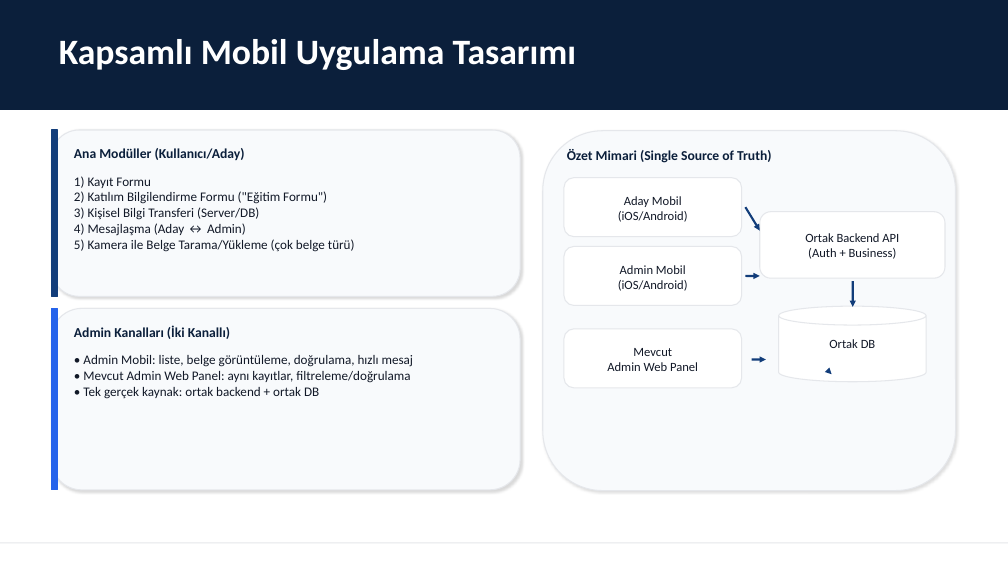
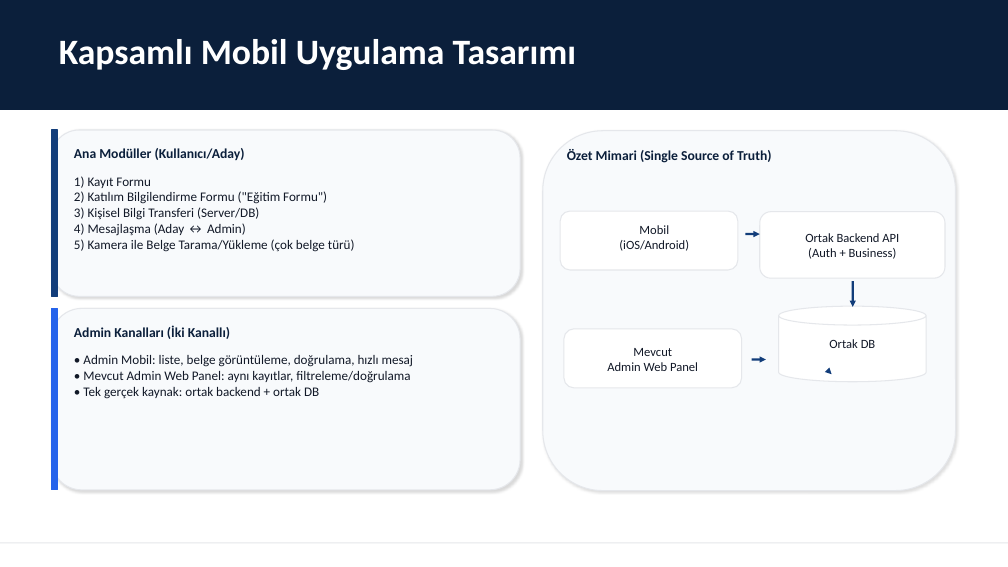
Before and after one commit to tunayalc/innoder, a slide deck: slide 1 of Mobil_Uygulama.pptx. Drawn at 1008x567 pixels with LibreOffice and Linux fonts; fonts in the diff are those of the drawing. Boxes give left, top, right and bottom in pixels: in the first picture for what was removed or moved away, otherwise in the second. Text is boxed around its words. In the diff, an @@ line names an element or a change of style, - is before the commit and + after.

Commit message:
Mock backend mimarisi + ekran akislari (Mobil_Uygulama)
- API soyutlama (mock/remote) eklendi\n- Aday/Admin ekranlari thunk + backend uzerinden calisacak sekilde refactor\n- Session hydrate + redux persist whitelist guncellendi\n- Mobil_Uygulama.pptx ve dokuman extract eklendi\n- ESLint/tooling duzeltmeleri

```diff
--- a/Mobil_Uygulama.pptx
+++ b/Mobil_Uygulama.pptx
@@ rounded rectangle removed at [564,178,742,237] @@
@@ text removed at [618,196,688,222] @@
-Aday Mobil
-(iOS/Android)
@@ arrow removed from (746, 207) to (760, 231) @@
@@ rounded rectangle: place and size @@
-rounded rectangle at [564,247,742,306]
+rounded rectangle at [560,211,738,270]
@@ text "Mobil": place and size @@
-text "Mobil" at [618,265,688,291]
+text "Mobil" at [619,225,689,251]
@@ text at [639,225,669,234]: text changed @@
-Admin Mobil
+Mobil
@@ arrow moved from (746, 276) - (760, 276) to (746, 234) - (760, 234) @@
```
Also in this commit, not shown: 4 other slides changed, 40 other files.
